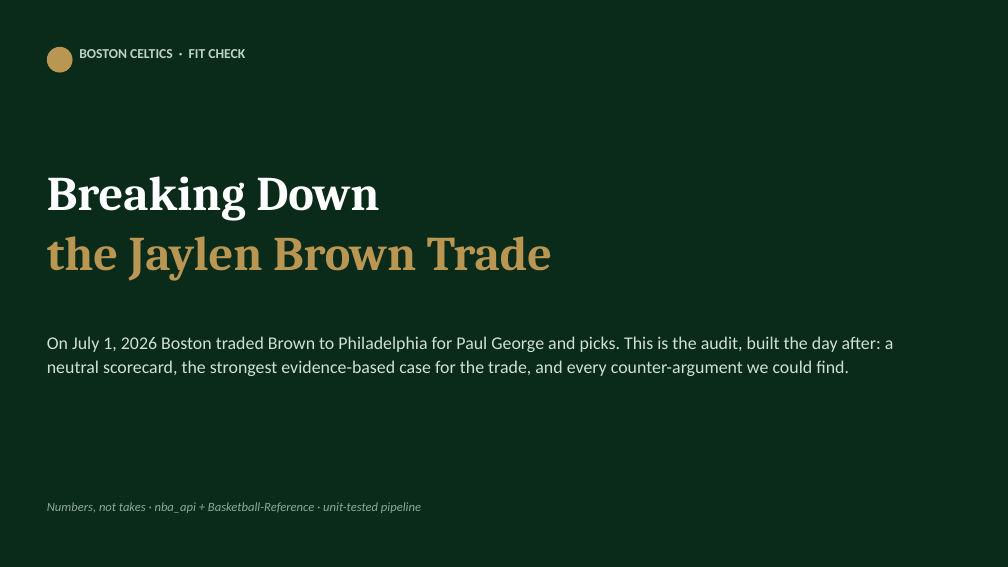
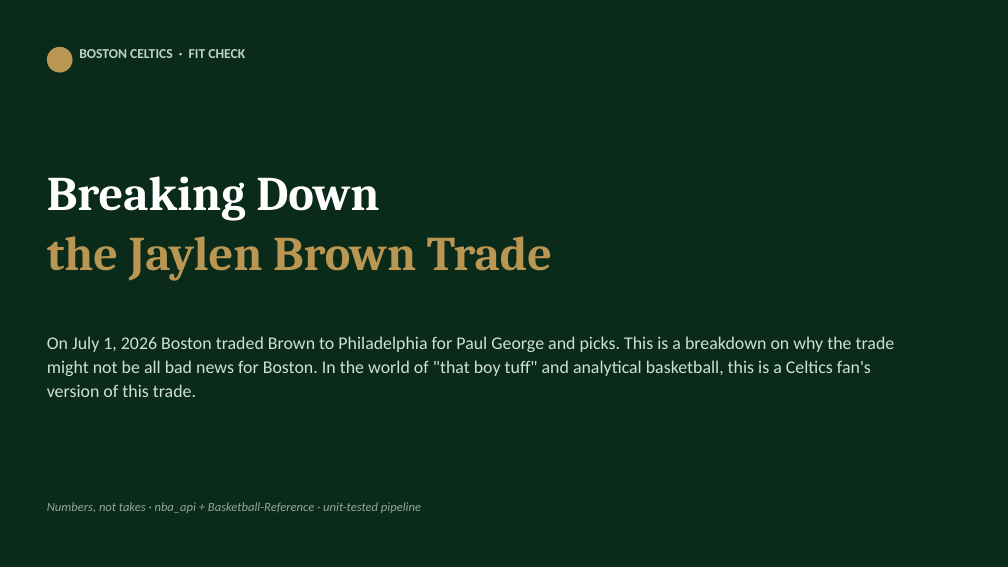
Before and after one commit to justinloo12/jaylen-brown-fit-check, a slide deck: slide 1 of outputs/Breaking_Down_The_Jaylen_Brown_Trade.pptx. Drawn at 1008x567 pixels with LibreOffice and Linux fonts; fonts in the diff are those of the drawing. Boxes give left, top, right and bottom in pixels: in the first picture for what was removed or moved away, otherwise in the second. Text is boxed around its words. In the diff, an @@ line names an element or a change of style, - is before the commit and + after.

```diff
--- a/outputs/Breaking_Down_The_Jaylen_Brown_Trade.pptx
+++ b/outputs/Breaking_Down_The_Jaylen_Brown_Trade.pptx
@@ text at [47, 336, 895, 397]: text changed @@
-On July 1, 2026 Boston traded Brown to Philadelphia for Paul George and picks. This is the audit, built the day after: a neutral scorecard, the strongest evidence-based case for the trade, and every counter-argument we could find.
+On July 1, 2026 Boston traded Brown to Philadelphia for Paul George and picks. This is a breakdown on why the trade might not be all bad news for Boston. In the world of "that boy tuff" and analytical basketball, this is a Celtics fan's version of this trade.
```
Also in this commit, not shown: 9 other slides changed, 4 other files.
